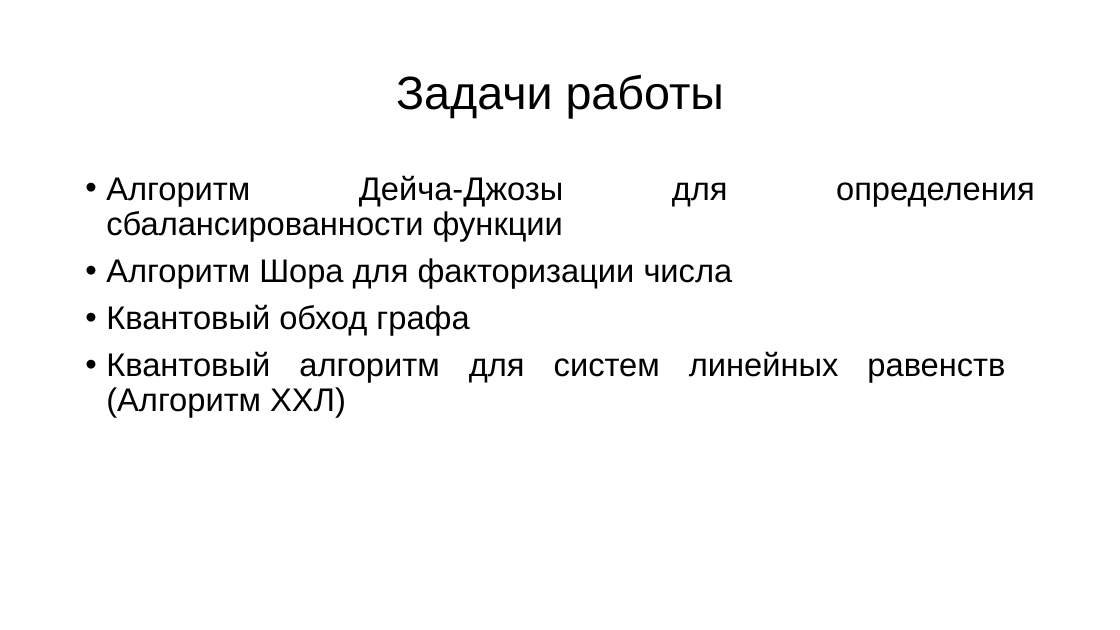
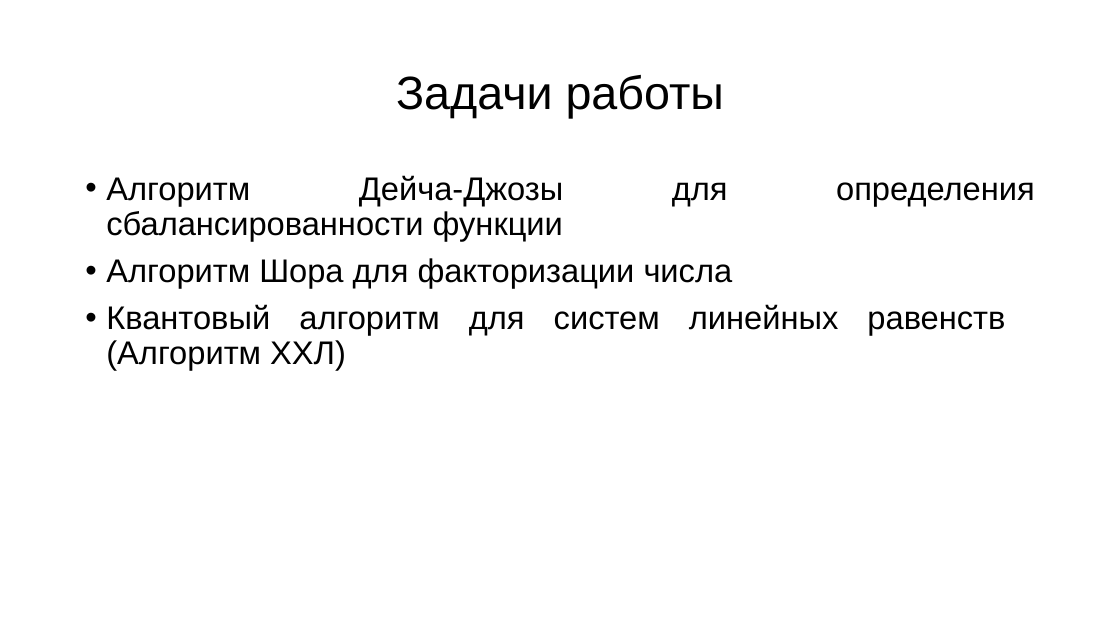
Before and after one commit to R0manych/Diploma2019, a slide deck: slide 8 of Черниговских 2к 14гр.pptx. Drawn at 1120x630 pixels with LibreOffice and Linux fonts; fonts in the diff are those of the drawing. Boxes give left, top, right and bottom in pixels: in the first picture for what was removed or moved away, otherwise in the second. Text is boxed around its words. In the diff, an @@ line names an element or a change of style, - is before the commit and + after.

```diff
--- a/Черниговских 2к 14гр.pptx
+++ b/Черниговских 2к 14гр.pptx
@@ text at bbox=[106, 304, 469, 335]: paragraph removed @@
-• Квантовый обход графа
```
Also in this commit, not shown: 4 other slides changed.
